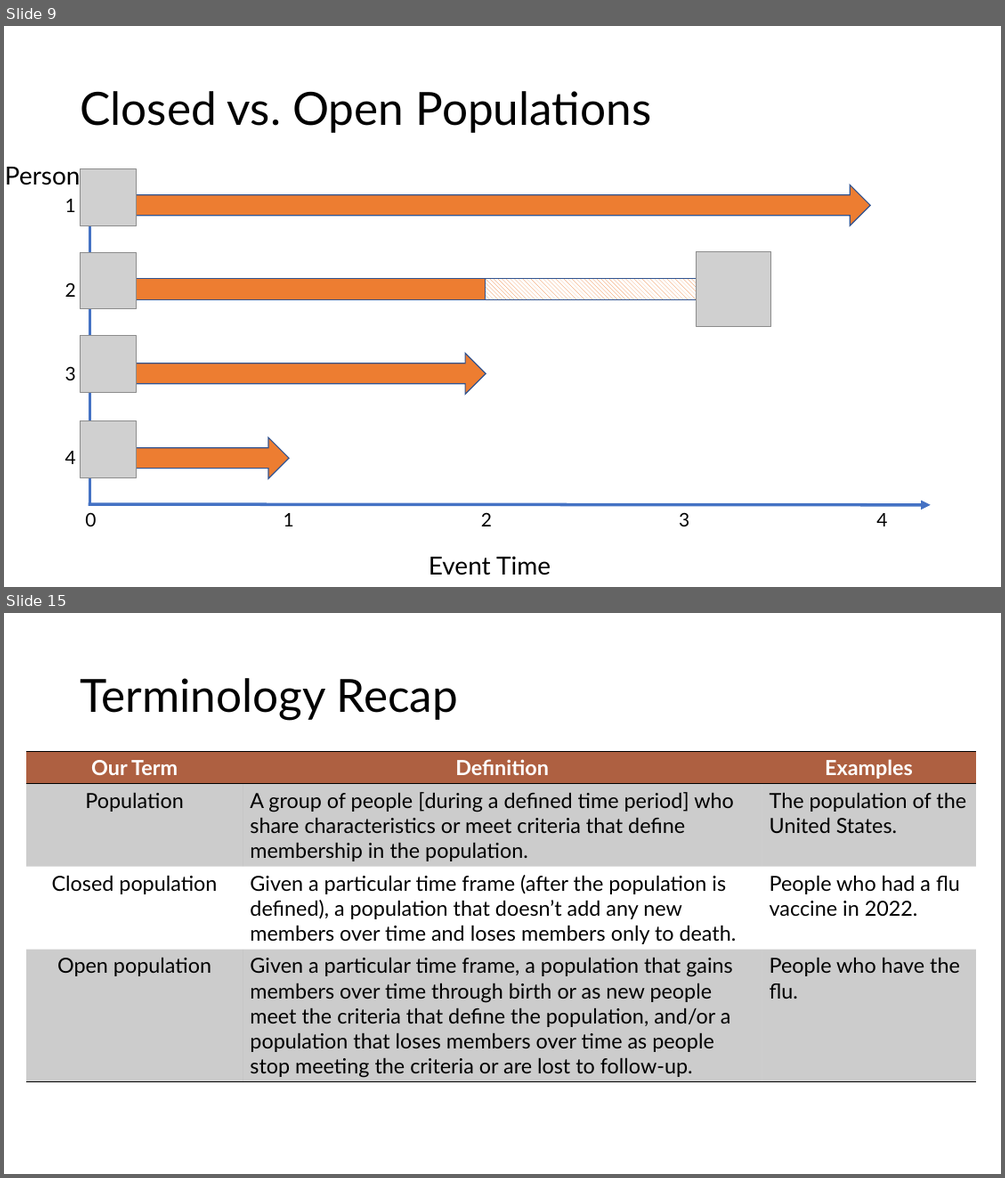
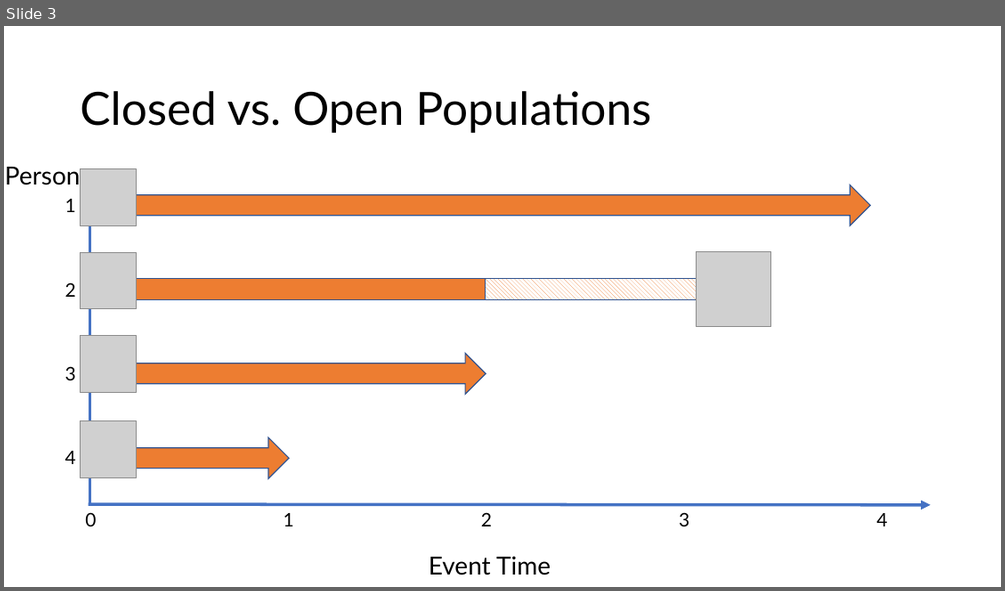
Before and after one commit to brad-cannell/r4epi, a slide deck: img/10_part_intro_epi/02_populations/populations.pptx. Shown one above the other, each under a label of ours: slides 9 and 15 before the commit, slide 3 after it; the slides between them are not shown. The pictures are 1005x1178 and 1005x591 pixels, drawn with LibreOffice and Linux fonts; fonts in the diff are those of the drawing; grey boxes stand for pictures. Boxes give left, top, right and bottom in pixels: in the first picture for what was removed or moved away, otherwise in the second. Text is boxed around its words. In the diff, an @@ line names an element or a change of style, - is before the commit and + after.

Commit message:
Move over populations slides verbatim

```diff
--- a/img/10_part_intro_epi/02_populations/populations.pptx
+++ b/img/10_part_intro_epi/02_populations/populations.pptx
@@ slide 15 removed at bbox=[4, 613, 1001, 1174], background #FFFFFF @@
@@ title removed at bbox=[80, 678, 458, 720] @@
-Terminology Recap
@@ table removed at bbox=[26, 751, 976, 1081], 4 rows, 3 columns @@
-Our Term | Definition | Examples
-Population | A group of people [during a defined time period] who share characteristics or meet criteria that define membership in the population. | The population of the United States.
-Closed population | Given a particular time frame (after the population is defined), a population that doesn’t add any new members over time and loses members only to death. | People who had a flu vaccine in 2022.
-Open population | Given a particular time frame, a population that gains members over time through birth or as new people meet the criteria that define the population, and/or a population that loses members over time as people stop meeting the criteria or are lost to follow-up. | People who have the flu.
@@ what was slide 9 is now slide 3 @@
```
Also in this commit, not shown: 1 slide changed, 14 other slides removed, 26 other files.
